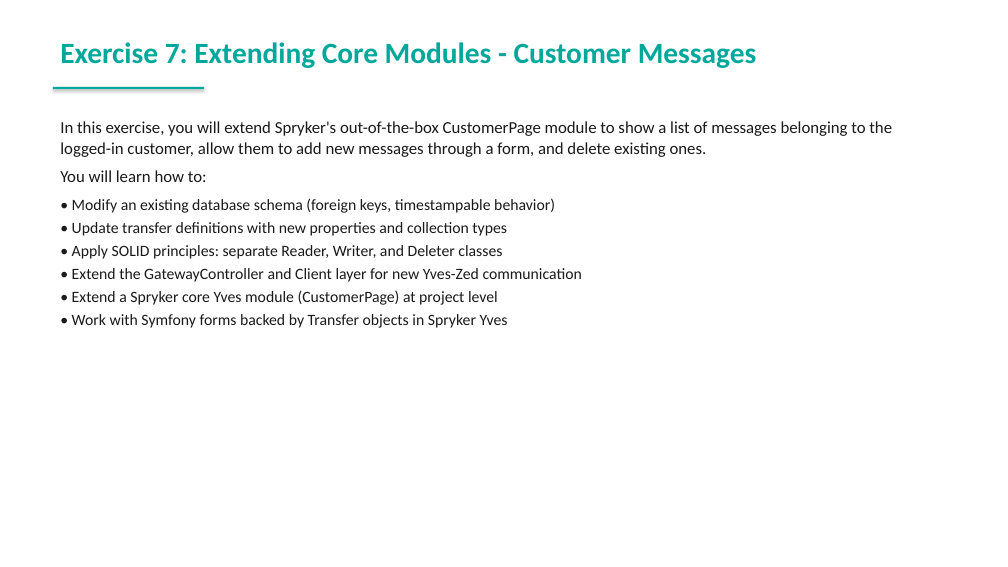
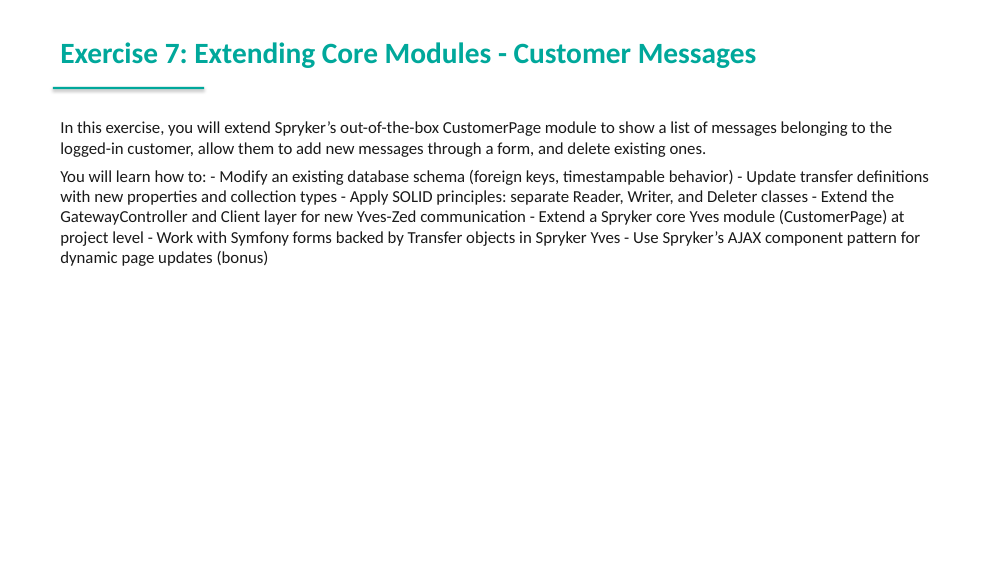
Before and after one commit to spryker-academy/instructor-exercises, a slide deck: slide 171 of guides-pptx/spryker-academy-fundamental.pptx (slide 162 before the commit). Drawn at 1008x567 pixels with LibreOffice and Linux fonts; fonts in the diff are those of the drawing. Boxes give left, top, right and bottom in pixels: in the first picture for what was removed or moved away, otherwise in the second. Text is boxed around its words. In the diff, an @@ line names an element or a change of style, - is before the commit and + after.

```diff
--- a/guides-pptx/spryker-academy-fundamental.pptx
+++ b/guides-pptx/spryker-academy-fundamental.pptx
@@ text at [60, 121, 929, 266]: text changed; size 15 to 16 pt @@
-In this exercise, you will extend Spryker's out-of-the-box CustomerPage module to show a list of messages belonging to the logged-in customer, allow them to add new messages through a form, and delete existing ones.
-You will learn how to:
-• Modify an existing database schema (foreign keys, timestampable behavior)
-• Update transfer definitions with new properties and collection types
-• Apply SOLID principles: separate Reader, Writer, and Deleter classes
-• Extend the GatewayController and Client layer for new Yves-Zed communication
-• Extend a Spryker core Yves module (CustomerPage) at project level
-• Work with Symfony forms backed by Transfer objects in Spryker Yves
+In this exercise, you will extend Spryker’s out-of-the-box CustomerPage module to show a list of messages belonging to the logged-in customer, allow them to add new messages through a form, and delete existing ones.
+You will learn how to: - Modify an existing database schema (foreign keys, timestampable behavior) - Update transfer definitions with new properties and collection types - Apply SOLID principles: separate Reader, Writer, and Deleter classes - Extend the GatewayController and Client layer for new Yves-Zed communication - Extend a Spryker core Yves module (CustomerPage) at project level - Work with Symfony forms backed by Transfer objects in Spryker Yves - Use Spryker’s AJAX component pattern for dynamic page updates (bonus)
```
Also in this commit, not shown: 74 other slides changed, 11 slides added, 3 slides removed, 16 other files.
